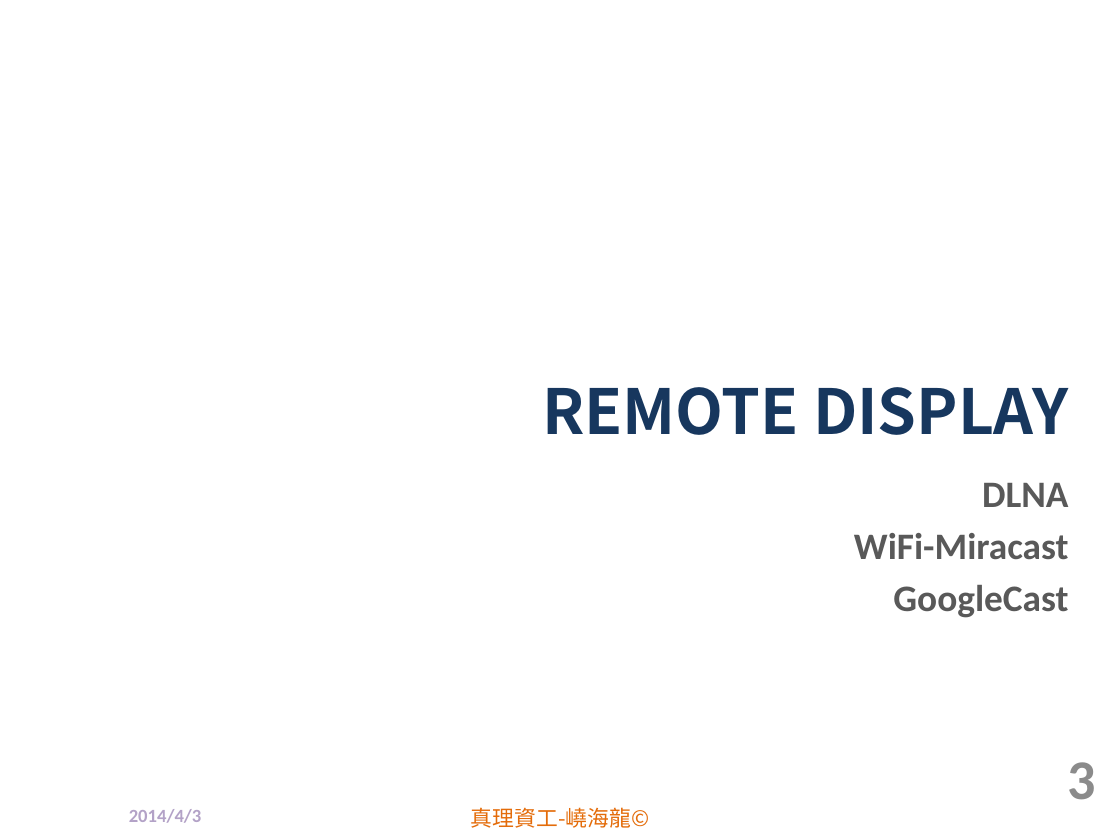
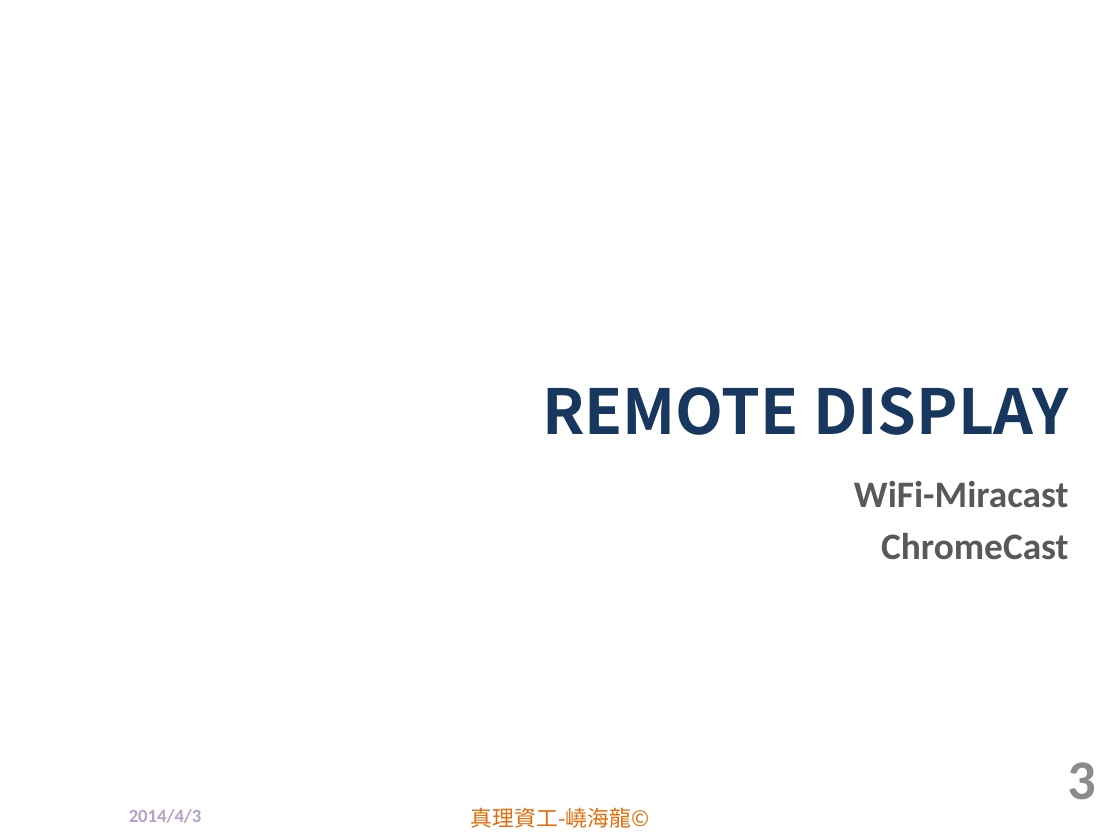
Before and after one commit to a9470302/Lab714B, a slide deck: slide 3 of YHL/1404-2_嶢.pptx. Drawn at 1120x840 pixels with LibreOffice and Linux fonts; fonts in the diff are those of the drawing; background and template pictures are left out. Boxes give left, top, right and bottom in pixels: in the first picture for what was removed or moved away, otherwise in the second. Text is boxed around its words. In the diff, an @@ line names an element or a change of style, - is before the commit and + after.

Commit message:
04032310

```diff
--- a/YHL/1404-2_嶢.pptx
+++ b/YHL/1404-2_嶢.pptx
@@ text at <box>982,483,1068,507</box>: paragraph removed @@
-DLNA
@@ text at <box>881,533,1068,560</box>: text changed @@
-GoogleCast
+ChromeCast
```
Also in this commit, not shown: 3 other slides changed, 1 slide added, 1 slide removed.
